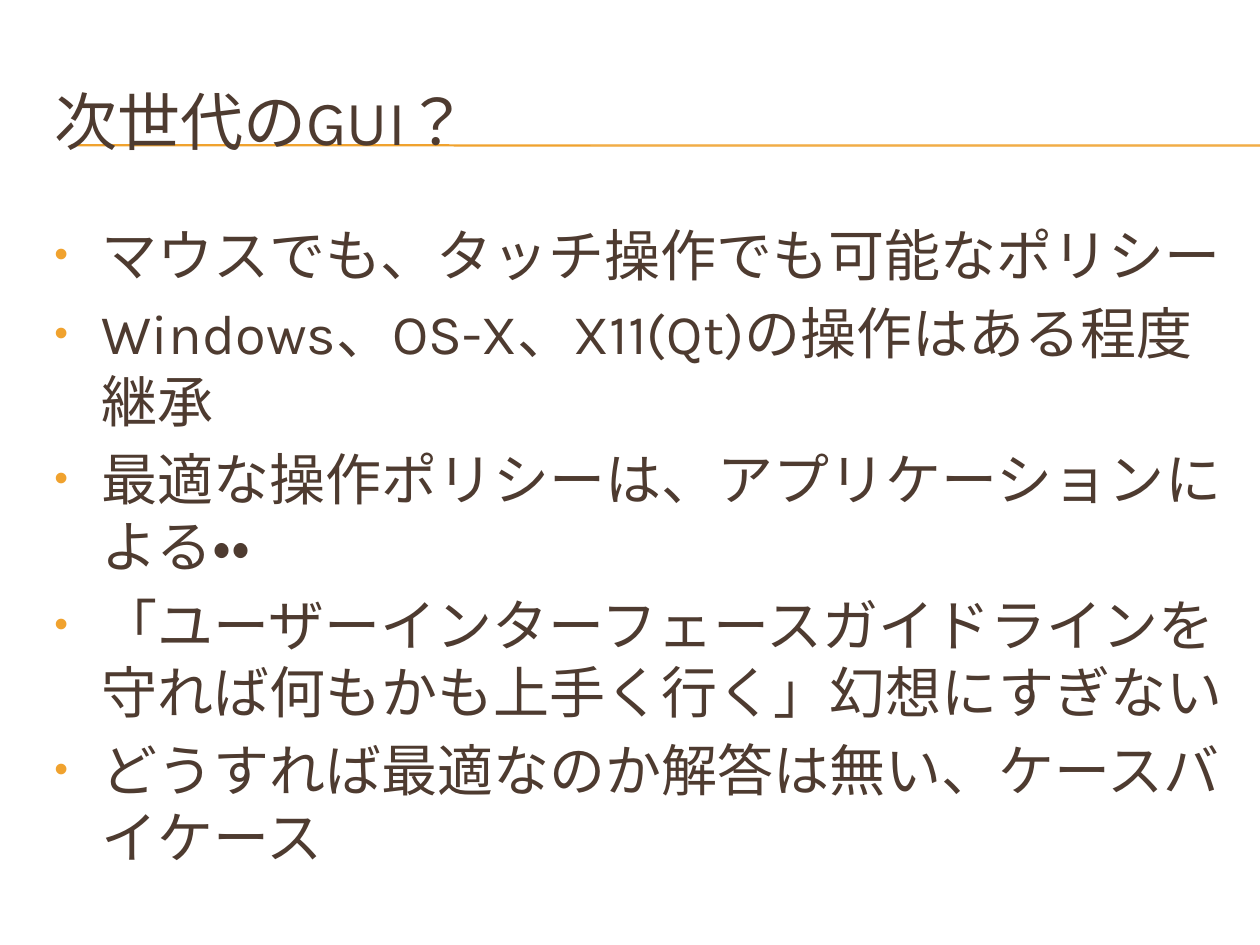
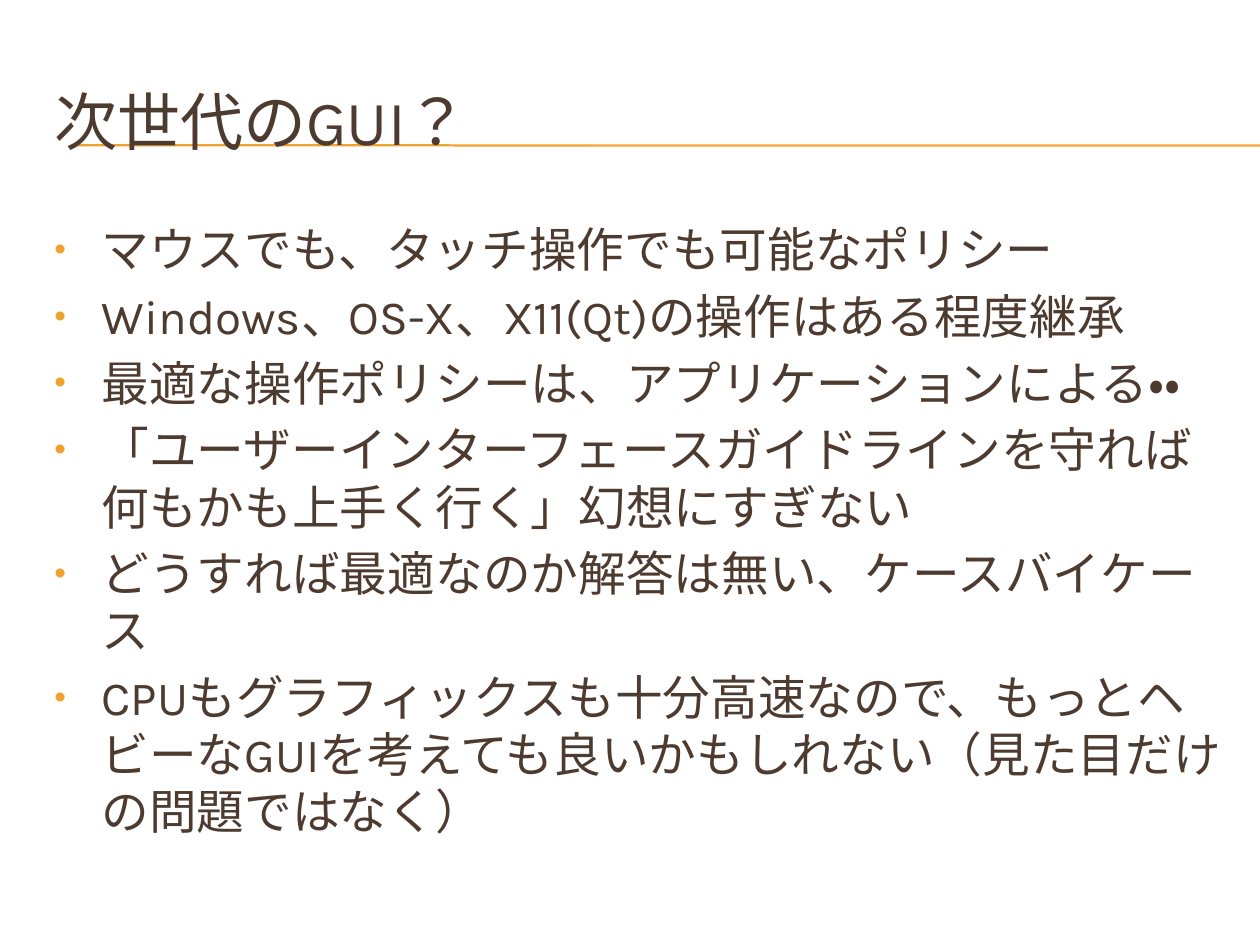
Before and after one commit to hirakuni45/glfw3_app, a slide deck: slide 19 of glfw3_app/docs/GLFW3_OpenGL_GUI.pptx. Drawn at 1260x945 pixels with LibreOffice and Linux fonts; fonts in the diff are those of the drawing; background and template pictures are left out. Boxes give left, top, right and bottom in pixels: in the first picture for what was removed or moved away, otherwise in the second. Text is boxed around its words. In the diff, an @@ line names an element or a change of style, - is before the commit and + after.

```diff
--- a/glfw3_app/docs/GLFW3_OpenGL_GUI.pptx
+++ b/glfw3_app/docs/GLFW3_OpenGL_GUI.pptx
@@ text at [102,226,1196,649]: size 32 to 27.2 pt in "マウスでも、タッチ操作でも可能なポリシー", "Windows、OS-X、X11(Qt)の操作はある程度継承", "最適な操作ポリシーは、アプリケーションによる・・", "「ユーザーインターフェースガイドラインを守れば何もかも上手く行く」幻想にすぎない" and 1 more places @@
@@ text at [102,675,1221,834]: paragraph added @@
+• CPUもグラフィックスも十分高速なので、もっとヘビーなGUIを考えても良いかもしれない（見た目だけの問題ではなく）
```
Also in this commit, not shown: 8 other slides changed, 5 slides added, 1 slide removed, 1 other file.
